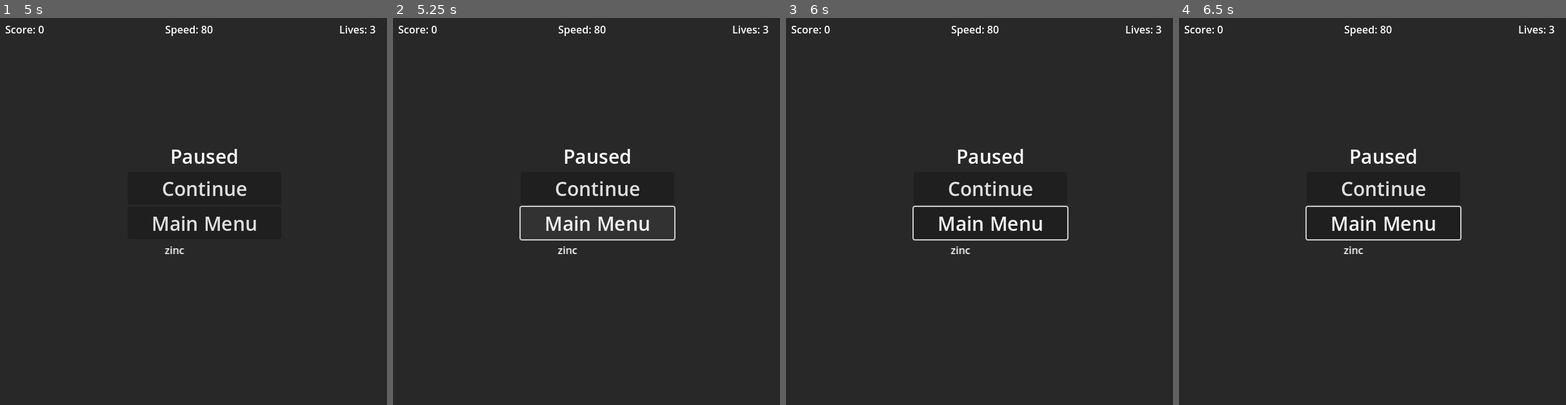
Above: before the commit, frames 1-4 (left to right).
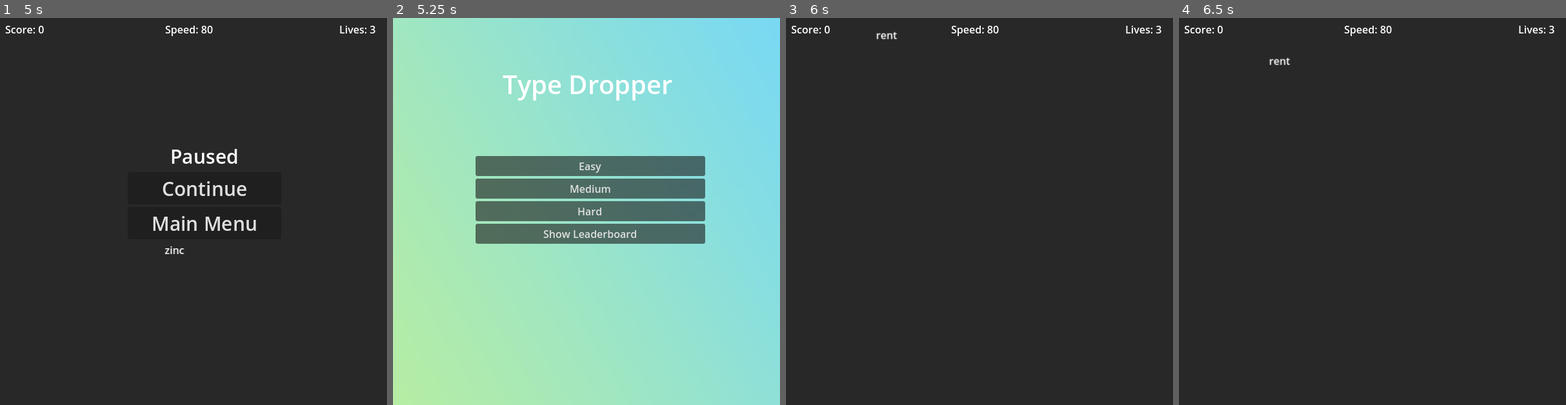
Above: after the commit, the same moments.

Repository: Sneakyweasel90/TypeDropper_Godot
Game: Godot game, scene res://scenes/MainMenu.tscn
The game is run twice, just before and just after one commit, with the same random seed, the same clock (stepped at 60 frames per second) and the same inputs.
Inputs (mouse positions are in pixels of both pictures, inside the frame that each line leads up to):
- Up to frame 1 (5 s): click "Easy" at 0.5 s; tap Enter at 1.25, 4.25 s; tap Backspace every 0.75 s from 1.35 to 4.35 s; tap Space at 2 s; tap Escape at 4.9 s
- Up to frame 2 (5.25 s): click (598, 223) at 5 s, where only the run after the commit has a clickable "Main Menu"
- Up to frame 3 (6 s): click (983, 165) at 5.75 s, where only the run after the commit has a clickable "Easy"
- Up to frame 4 (6.5 s): no input

Frame 1 is identical in both runs. In frame 2, 100% of the frame differs, in the area x 0-100%, y 0-100%; in frame 3, 1.5%; in frame 4, 1.5%.

Commit message:
pause menu buttons fixed

Diff:
--- a/type-dropper/scenes/PauseMenu.tscn
+++ b/type-dropper/scenes/PauseMenu.tscn
@@ -3,6 +3,7 @@
 [ext_resource type="Script" uid="uid://bq87yomqgdnn8" path="res://scripts/PauseMenu.gd" id="1_jvnd5"]
 
 [node name="PauseMenu" type="Control"]
+process_mode = 2
 layout_mode = 3
 anchors_preset = 15
 anchor_right = 1.0
@@ -33,3 +34,6 @@
 layout_mode = 2
 theme_override_font_sizes/font_size = 30
 text = "Main Menu"
+
+[connection signal="pressed" from="VBoxContainer/ContinueBtn" to="." method="_on_continue_btn_pressed"]
+[connection signal="pressed" from="VBoxContainer/MainMenuBtn" to="." method="_on_main_menu_btn_pressed"]
--- a/type-dropper/scripts/PauseMenu.gd
+++ b/type-dropper/scripts/PauseMenu.gd
@@ -2,16 +2,16 @@
 
 func _ready():
 	visible = false
-	$VBoxContainer/ContinueBtn.pressed.connect(_on_continue_pressed)
-	$VBoxContainer/MainMenuBtn.pressed.connect(_on_main_menu_pressed)
 
-func _on_continue_pressed():
+func _on_continue_btn_pressed() -> void:
+	print("Continue button pressed?")
 	visible = false
 	get_tree().paused = false
 
-func _on_main_menu_pressed():
+func _on_main_menu_btn_pressed() -> void:
+	print("Main menu button pressed?")
 	get_tree().paused = false
-	var main_menu = load("res://MainMenu.tscn").instantiate()
+	var main_menu = load("res://scenes/MainMenu.tscn").instantiate()
 	get_tree().root.add_child(main_menu)
 	if get_tree().current_scene:
 		get_tree().current_scene.queue_free()
